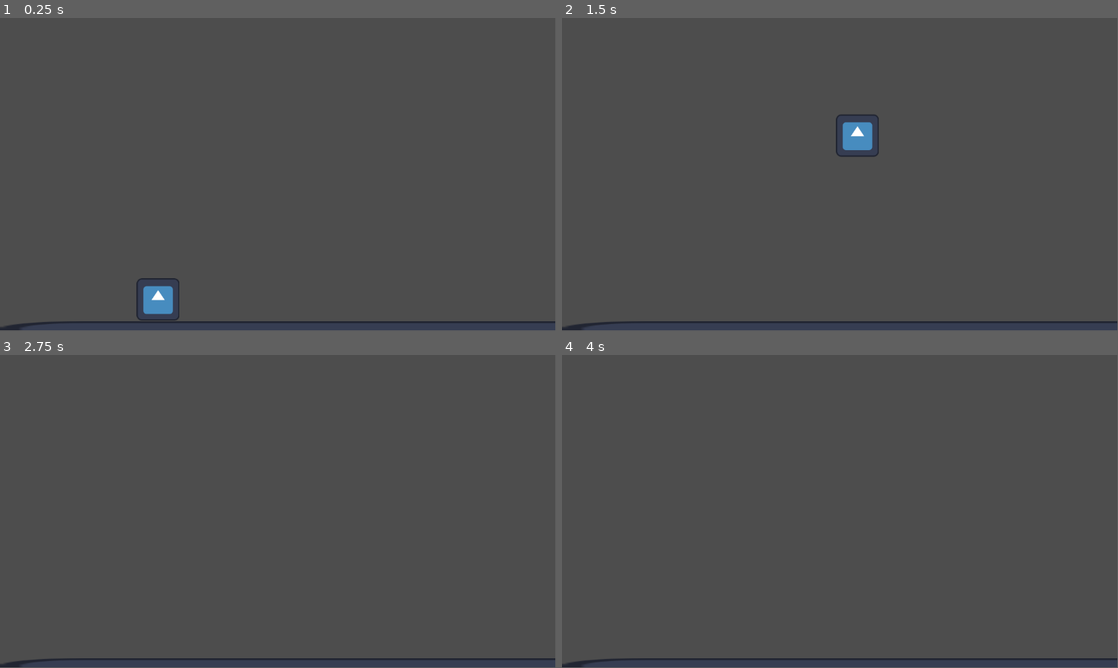
Above: before the commit, frames 1-4 (two rows, left to right).
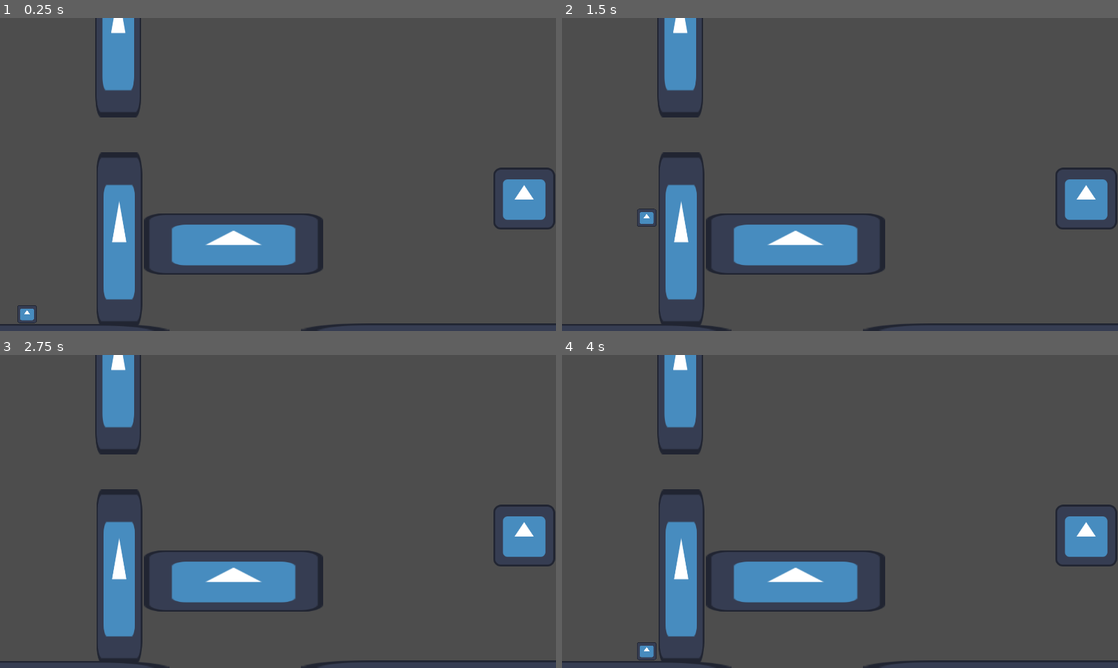
Above: after the commit, the same moments.

Repository: Moranx20/ejercicio3_gitgodot_ValenGodoy
Game: Godot game, scene res://escenas/nivel_1.tscn
Same seed, same stepped clock (60 frames per second), same inputs: the game is played once before the commit and once after it. The project has no main scene, so this scene is started directly. The engine's default icon, where the game draws it, is replaced by a stand-in: a white triangle on a blue panel in a dark square.
Inputs:
- Up to frame 1 (0.25 s): no input
- Up to frame 2 (1.5 s): tap Enter at 0.5 s; hold Right (move_right) from 0.53 s (still down); tap C (dash) at 0.6 s; tap X (jump) at 0.77, 0.8, 1.07, 1.35 s
- Up to frame 3 (2.75 s): tap X (jump) at 1.52, 1.82, 2.3 s; tap C (dash) at 1.55, 2.1 s; release Right (move_right) at 2.03 s; hold Left (move_left) from 2.03 s (still down)
- Up to frame 4 (4 s): tap Space at 2.75 s; release Left (move_left) at 2.78 s; hold Right (move_right) from 2.78 s (still down); tap C (dash) at 2.85 s; tap X (jump) at 3.02, 3.32, 3.6, 3.77 s
In our replay, the window is 799x449 before the commit and 800x450 after it. These sizes can differ from the game's own. Grey fills any space a smaller window leaves; there, only what the larger window draws over its background counts as a difference.

The runs differ from the first frame. In frame 1, 11% of the frame differs, in the area x 0-100%, y 0-100%; in frame 2, 11%; in frame 3, 10%; in frame 4, 10%.

Commit message:
doblesalto_dash

Diff:
--- a/escenas/nivel_1.tscn
+++ b/escenas/nivel_1.tscn
@@ -1,24 +1,103 @@
-[gd_scene load_steps=4 format=3 uid="uid://b703hlg3kvlw0"]
+[gd_scene load_steps=6 format=3 uid="uid://b703hlg3kvlw0"]
 
 [ext_resource type="PackedScene" uid="uid://dke42u6cm6xbw" path="res://escenas/player.tscn" id="1_d000d"]
 [ext_resource type="Texture2D" uid="uid://neowtfqtca2" path="res://icon.svg" id="2_81poc"]
 
+[sub_resource type="RectangleShape2D" id="RectangleShape2D_fnsgt"]
+size = Vector2(99, 365)
+
+[sub_resource type="RectangleShape2D" id="RectangleShape2D_8x318"]
+size = Vector2(128, 126)
+
 [sub_resource type="RectangleShape2D" id="RectangleShape2D_wn2kv"]
-size = Vector2(1378, 128)
+size = Vector2(1151, 128)
 
 [node name="Nivel1" type="Node2D"]
 
 [node name="Player" parent="." instance=ExtResource("1_d000d")]
-position = Vector2(328, 583)
+position = Vector2(56, 599)
+
+[node name="StaticBody2D6" type="StaticBody2D" parent="."]
+position = Vector2(244, -115)
+metadata/_edit_group_ = true
+
+[node name="Sprite2D" type="Sprite2D" parent="StaticBody2D6"]
+position = Vector2(1, 140.5)
+scale = Vector2(0.742188, 2.82031)
+texture = ExtResource("2_81poc")
+
+[node name="CollisionShape2D" type="CollisionShape2D" parent="StaticBody2D6"]
+position = Vector2(-0.5, 137.5)
+shape = SubResource("RectangleShape2D_fnsgt")
+
+[node name="StaticBody2D5" type="StaticBody2D" parent="."]
+position = Vector2(246, 318)
+metadata/_edit_group_ = true
+
+[node name="Sprite2D" type="Sprite2D" parent="StaticBody2D5"]
+position = Vector2(1, 140.5)
+scale = Vector2(0.742188, 2.82031)
+texture = ExtResource("2_81poc")
+
+[node name="CollisionShape2D" type="CollisionShape2D" parent="StaticBody2D5"]
+position = Vector2(-0.5, 137.5)
+shape = SubResource("RectangleShape2D_fnsgt")
+
+[node name="StaticBody2D4" type="StaticBody2D" parent="."]
+position = Vector2(-755, 9)
+metadata/_edit_group_ = true
+
+[node name="Sprite2D" type="Sprite2D" parent="StaticBody2D4"]
+position = Vector2(1239, 459)
+scale = Vector2(2.90625, 1)
+texture = ExtResource("2_81poc")
+
+[node name="CollisionShape2D3" type="CollisionShape2D" parent="StaticBody2D4"]
+position = Vector2(1237, 458)
+shape = SubResource("RectangleShape2D_8x318")
+
+[node name="CollisionShape2D" type="CollisionShape2D" parent="StaticBody2D4"]
+position = Vector2(1117, 458)
+shape = SubResource("RectangleShape2D_8x318")
+
+[node name="CollisionShape2D2" type="CollisionShape2D" parent="StaticBody2D4"]
+position = Vector2(1361, 458)
+shape = SubResource("RectangleShape2D_8x318")
+
+[node name="StaticBody2D3" type="StaticBody2D" parent="."]
+position = Vector2(688, 696)
+metadata/_edit_group_ = true
+
+[node name="Sprite2D" type="Sprite2D" parent="StaticBody2D3"]
+position = Vector2(513.5, 0)
+scale = Vector2(9.02344, 1)
+texture = ExtResource("2_81poc")
+
+[node name="CollisionShape2D" type="CollisionShape2D" parent="StaticBody2D3"]
+position = Vector2(514.5, -1)
+shape = SubResource("RectangleShape2D_wn2kv")
 
 [node name="StaticBody2D" type="StaticBody2D" parent="."]
-position = Vector2(64, 693)
+position = Vector2(-739, 697)
+metadata/_edit_group_ = true
 
 [node name="Sprite2D" type="Sprite2D" parent="StaticBody2D"]
-position = Vector2(623.5, 0)
-scale = Vector2(10.7422, 1)
+position = Vector2(513.5, 0)
+scale = Vector2(9.02344, 1)
 texture = ExtResource("2_81poc")
 
 [node name="CollisionShape2D" type="CollisionShape2D" parent="StaticBody2D"]
-position = Vector2(621, -1)
+position = Vector2(514.5, -1)
 shape = SubResource("RectangleShape2D_wn2kv")
+
+[node name="StaticBody2D2" type="StaticBody2D" parent="."]
+position = Vector2(-31, -85)
+metadata/_edit_group_ = true
+
+[node name="Sprite2D" type="Sprite2D" parent="StaticBody2D2"]
+position = Vector2(1117, 459)
+texture = ExtResource("2_81poc")
+
+[node name="CollisionShape2D" type="CollisionShape2D" parent="StaticBody2D2"]
+position = Vector2(1117, 458)
+shape = SubResource("RectangleShape2D_8x318")
--- a/escenas/player.gd
+++ b/escenas/player.gd
@@ -1,14 +1,44 @@
 extends CharacterBody2D
 
 var move_speed = 300
+var dash_speed = 800
+var dashing= false
 var jump_speed = 600
 var gravity = ProjectSettings.get_setting("physics/2d/default_gravity")
+var doublejump: bool = false
 
 func _physics_process(_delta):
+	if not is_on_floor():
+		velocity.y += gravity * _delta
+	else:
+		doublejump = false
+
 	if Input.is_action_just_pressed("jump"):
-		velocity.y = -jump_speed
-	velocity.y += gravity * _delta
+		if is_on_floor():
+			velocity.y = -jump_speed
+			doublejump = true
+		else:
+			if doublejump:
+				velocity.y = -jump_speed
+				doublejump = false
+	else:
+		if Input.is_action_just_released("jump"):
+			velocity.y += 200
+
+	if Input.is_action_just_pressed("dash"):
+		dashing = true
+		$Dash_timer.start()
 
 	var input_axis = Input.get_axis("move_left","move_right")
 	velocity.x = input_axis * move_speed
+
+	if input_axis:
+		if dashing:
+			velocity.x = input_axis * dash_speed
+		else:
+			velocity.x = input_axis * move_speed
 	move_and_slide()
+
+
+func _on_dash_timer_timeout():
+	dashing = false
--- a/escenas/player.tscn
+++ b/escenas/player.tscn
@@ -4,15 +4,19 @@
 [ext_resource type="Texture2D" uid="uid://neowtfqtca2" path="res://icon.svg" id="1_la844"]
 
 [sub_resource type="RectangleShape2D" id="RectangleShape2D_0xq0f"]
-size = Vector2(88, 88)
+size = Vector2(41, 38)
 
 [node name="Player" type="CharacterBody2D"]
 script = ExtResource("1_jms01")
-metadata/_edit_group_ = true
 
 [node name="Sprite2D" type="Sprite2D" parent="."]
-scale = Vector2(0.695313, 0.6875)
+scale = Vector2(0.318359, 0.289063)
 texture = ExtResource("1_la844")
 
 [node name="CollisionShape2D" type="CollisionShape2D" parent="."]
 shape = SubResource("RectangleShape2D_0xq0f")
+
+[node name="Dash_timer" type="Timer" parent="."]
+wait_time = 0.3
+
+[connection signal="timeout" from="Dash_timer" to="." method="_on_dash_timer_timeout"]
--- a/project.godot
+++ b/project.godot
@@ -13,6 +13,10 @@
 config/name="Movimiento_personaje"
 config/features=PackedStringArray("4.2", "GL Compatibility")
 config/icon="res://icon.svg"
+
+[display]
+
+window/stretch/mode="canvas_items"
 
 [input]
 
@@ -36,10 +40,15 @@
 "events": [Object(InputEventKey,"resource_local_to_scene":false,"resource_name":"","device":-1,"window_id":0,"alt_pressed":false,"shift_pressed":false,"ctrl_pressed":false,"meta_pressed":false,"pressed":false,"keycode":0,"physical_keycode":67,"key_label":0,"unicode":99,"echo":false,"script":null)
 ]
 }
+move_dash={
+"deadzone": 0.5,
+"events": [Object(InputEventKey,"resource_local_to_scene":false,"resource_name":"","device":-1,"window_id":0,"alt_pressed":false,"shift_pressed":false,"ctrl_pressed":false,"meta_pressed":false,"pressed":false,"keycode":0,"physical_keycode":67,"key_label":0,"unicode":99,"echo":false,"script":null)
+]
+}
 
 [physics]
 
-2d/default_gravity=900.0
+2d/default_gravity=800.0
 
 [rendering]
 
